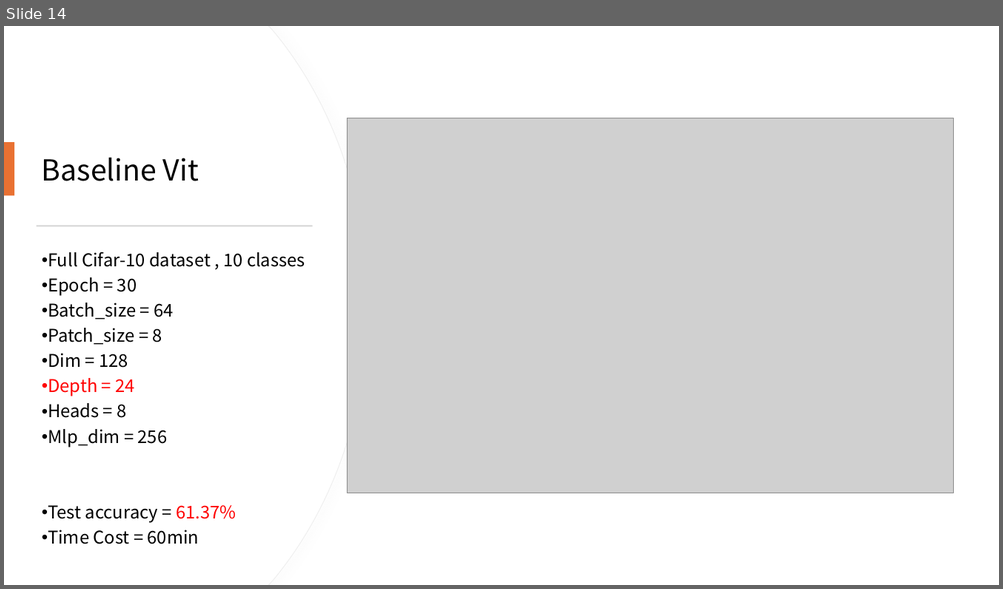
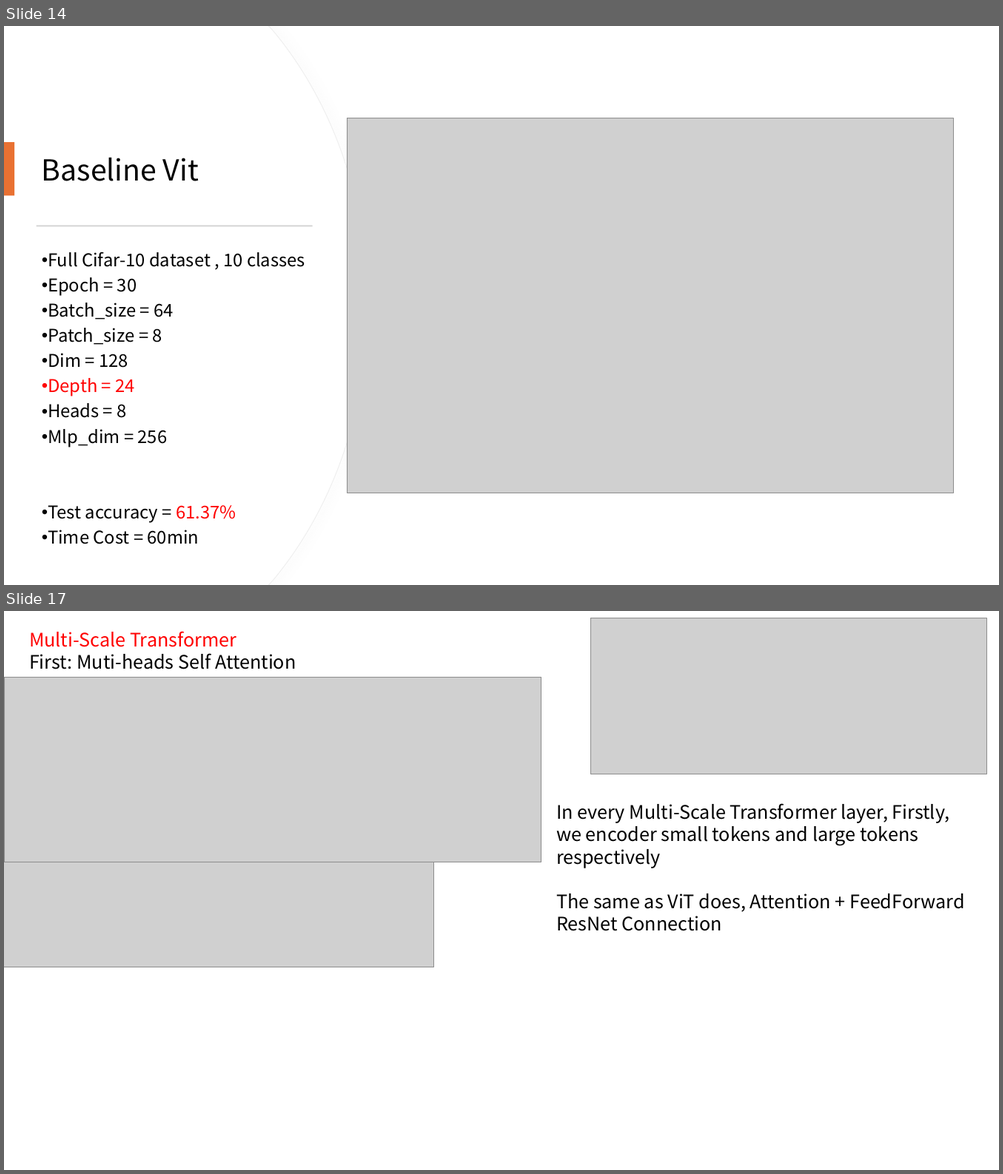
Before and after one commit to 410oldfish/Adv-CV, a slide deck: A1/Report/Vit.pptx. Shown one above the other, each under a label of ours: slide 14 before the commit, slides 14 and 17 after it; the slides between them are not shown. The pictures are 1003x589 and 1003x1174 pixels, drawn with LibreOffice and Linux fonts; fonts in the diff are those of the drawing; grey boxes stand for pictures. Boxes give left, top, right and bottom in pixels: in the first picture for what was removed or moved away, otherwise in the second. Text is boxed around its words. In the diff, an @@ line names an element or a change of style, - is before the commit and + after.

```diff
--- a/A1/Report/Vit.pptx
+++ b/A1/Report/Vit.pptx
@@ slide 17 added at (4,611,999,1170), background #FFFFFF @@
@@ text added at (29,631,296,669), 18 pt, text #000000 @@
+Multi-Scale Transformer
+First: Muti-heads Self Attention
@@ picture added at (590,618,986,775) @@
@@ picture added at (4,678,541,863) @@
@@ text added at (556,803,965,912), 18 pt, text #000000 @@
+In every Multi-Scale Transformer layer, Firstly,
+we encoder small tokens and large tokens respectively
+The same as ViT does, Attention + FeedForward
+ResNet Connection
@@ picture added at (4,862,434,968) @@
```
Also in this commit, not shown: 1 slide changed, 6 other slides added.
